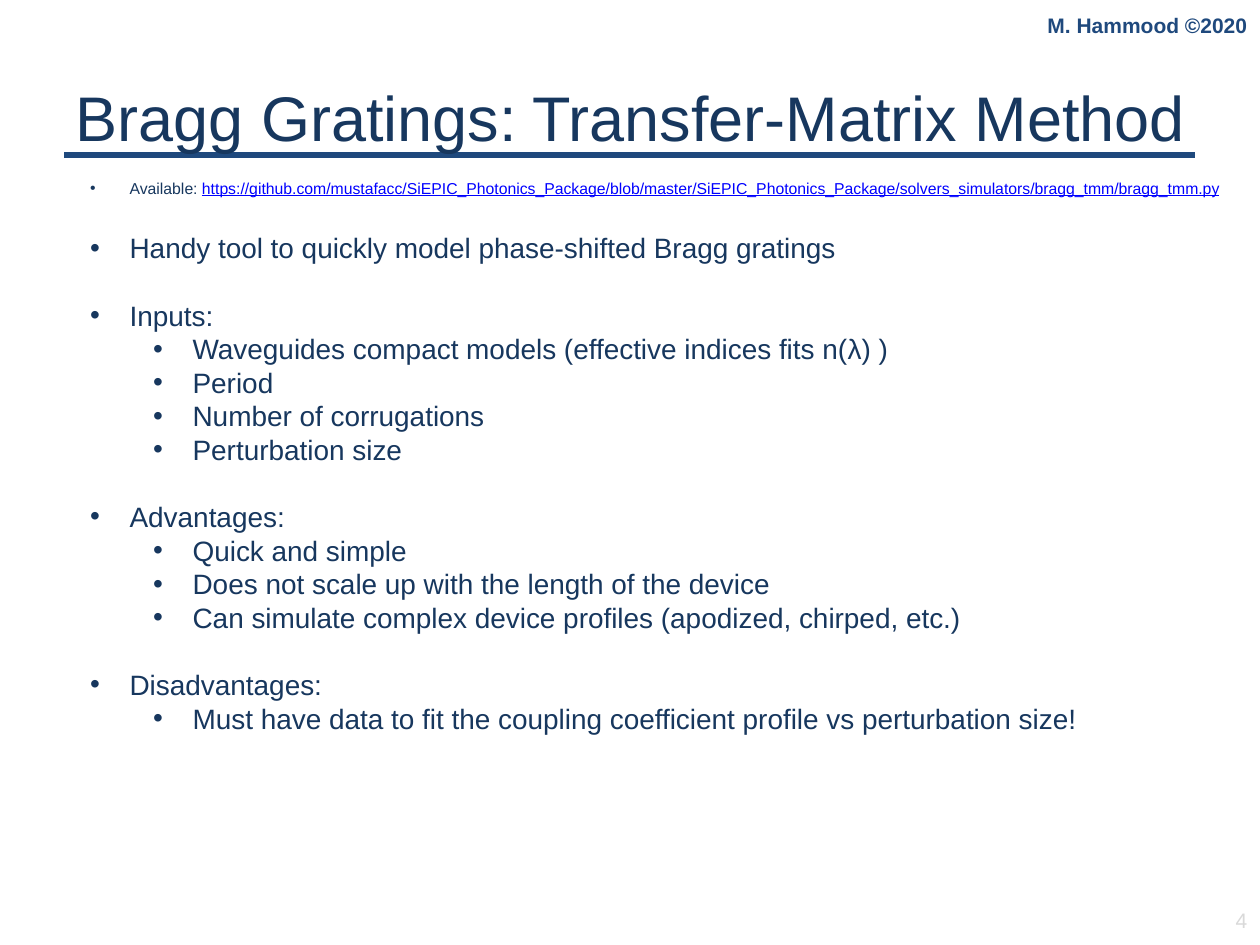
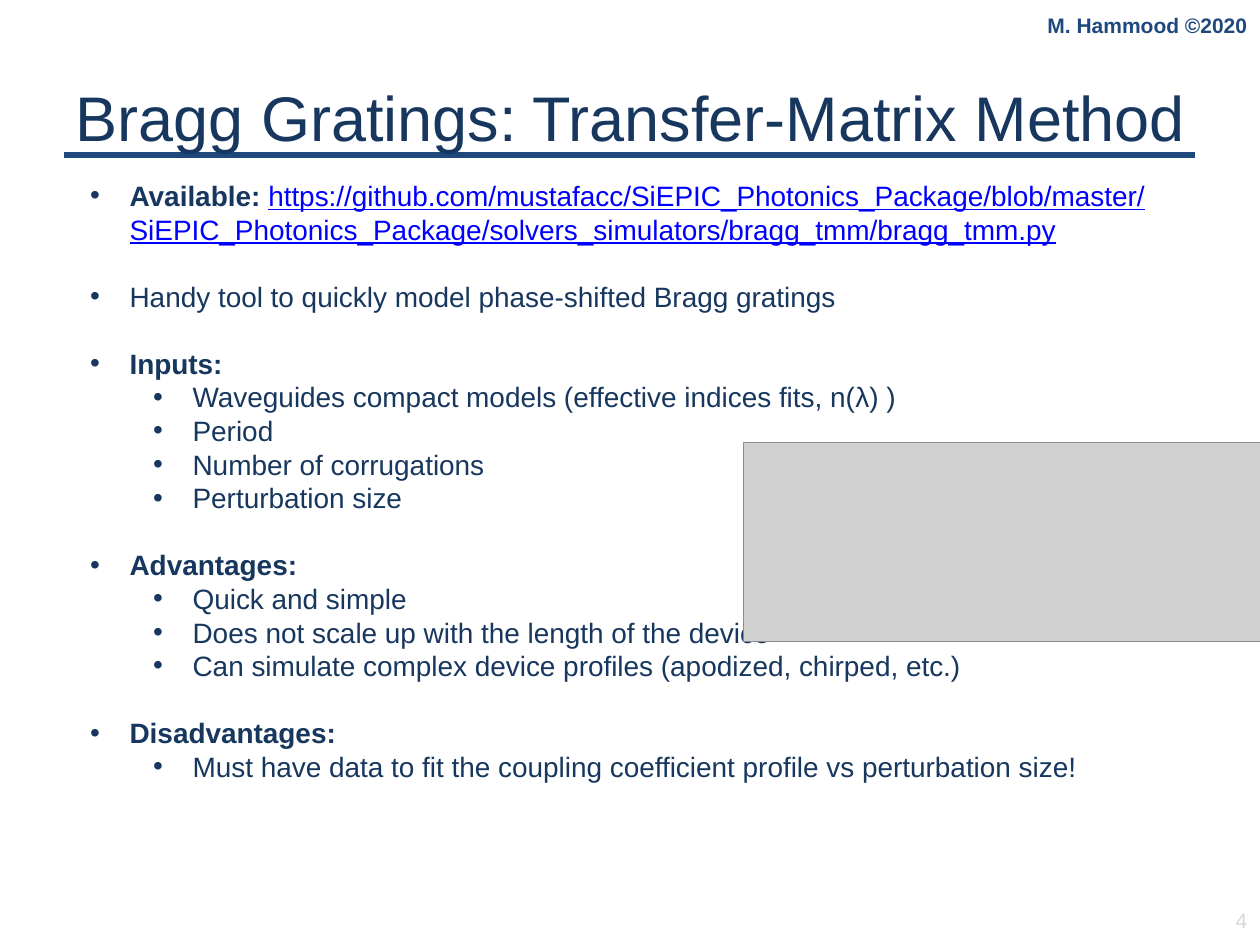
Before and after one commit to mustafacc/SiEPIC_Photonics_Package, a slide deck: slide 4 of SiEPIC_Photonics_Package/solvers_simulators/tutorials/Bragg_tutorial/Workshop.pptx. Drawn at 1260x945 pixels with LibreOffice and Linux fonts; fonts in the diff are those of the drawing; grey boxes stand for pictures; background and template pictures are left out. Boxes give left, top, right and bottom in pixels: in the first picture for what was removed or moved away, otherwise in the second. Text is boxed around its words. In the diff, an @@ line names an element or a change of style, - is before the commit and + after.

Commit message:
update bragg tutorial documentation slides

```diff
--- a/SiEPIC_Photonics_Package/solvers_simulators/tutorials/Bragg_tutorial/Workshop.pptx
+++ b/SiEPIC_Photonics_Package/solvers_simulators/tutorials/Bragg_tutorial/Workshop.pptx
@@ text at box(130, 185, 1144, 748): size 9 to 16 pt in "Available: https://github.com/mustafacc/SiEPIC_Photonics_Pac ..."; bold on in "Available:", "Inputs:", "Advantages:", "Disadvantages:" @@
@@ text at box(193, 386, 879, 413): text changed @@
-    • Waveguides compact models (effective indices fits n(λ) )
+    • Waveguides compact models (effective indices fits, n(λ) )
@@ picture added at box(743, 442, 1260, 641) @@
```
Also in this commit, not shown: 8 other slides changed, 2 slides added.
